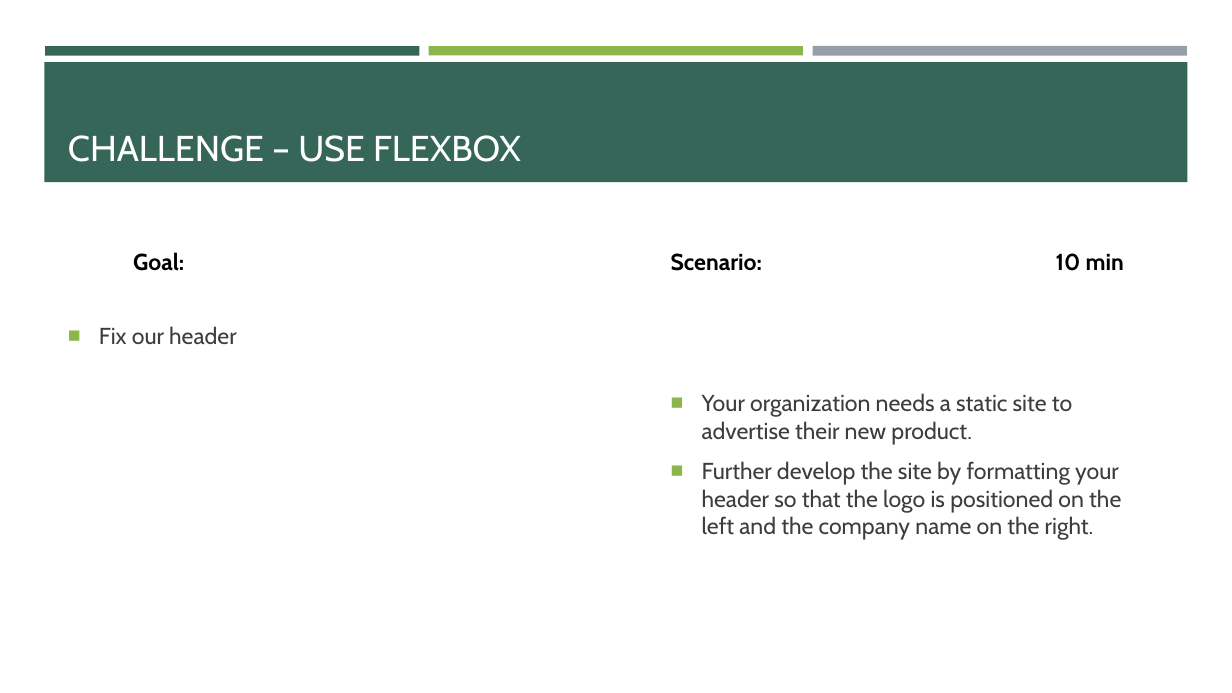
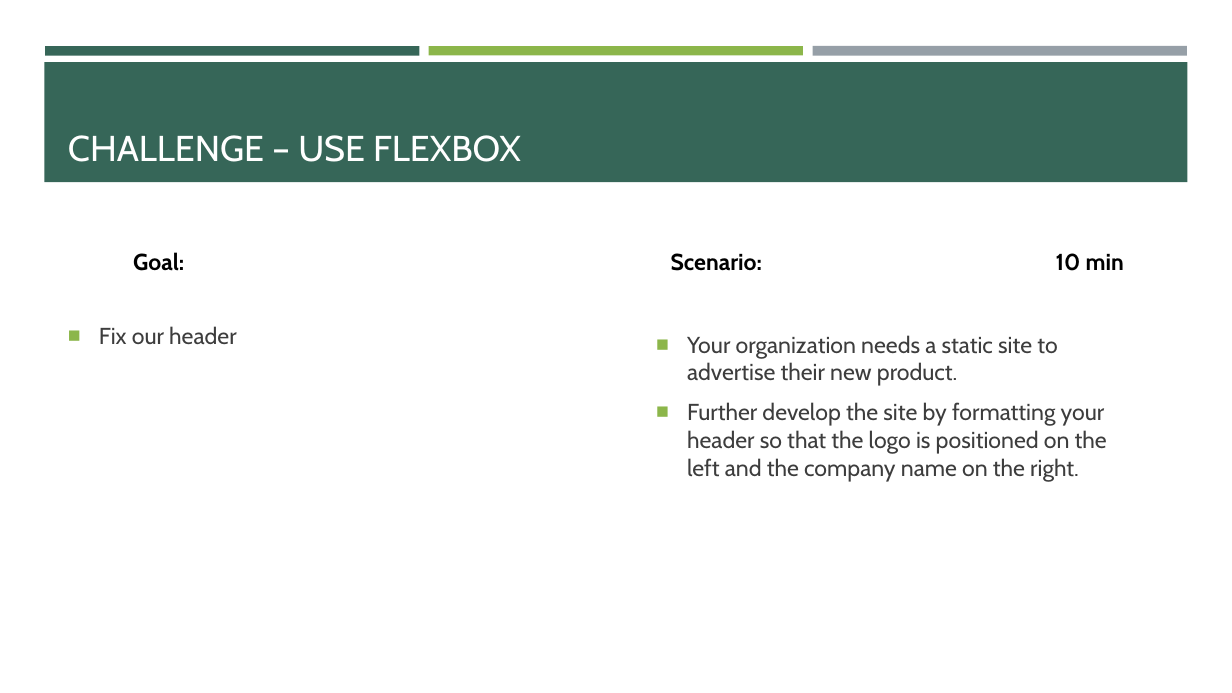
Before and after one commit to e-m-wilson/SNOW, a slide deck: slide 41 of Week_1/003-HTML_&_CSS/HTML-CSS.pptx. Drawn at 1232x693 pixels with LibreOffice and Linux fonts; fonts in the diff are those of the drawing. Boxes give left, top, right and bottom in pixels: in the first picture for what was removed or moved away, otherwise in the second. Text is boxed around its words. In the diff, an @@ line names an element or a change of style, - is before the commit and + after.

```diff
--- a/Week_1/003-HTML_&_CSS/HTML-CSS.pptx
+++ b/Week_1/003-HTML_&_CSS/HTML-CSS.pptx
@@ text "Your organization needs a static ...": place and size @@
-text "Your organization needs a static ..." at (702, 393, 1121, 540)
+text "Your organization needs a static ..." at (687, 335, 1107, 482)
```
Also in this commit, not shown: 2 other slides changed, 1 slide added, 3 other files.
